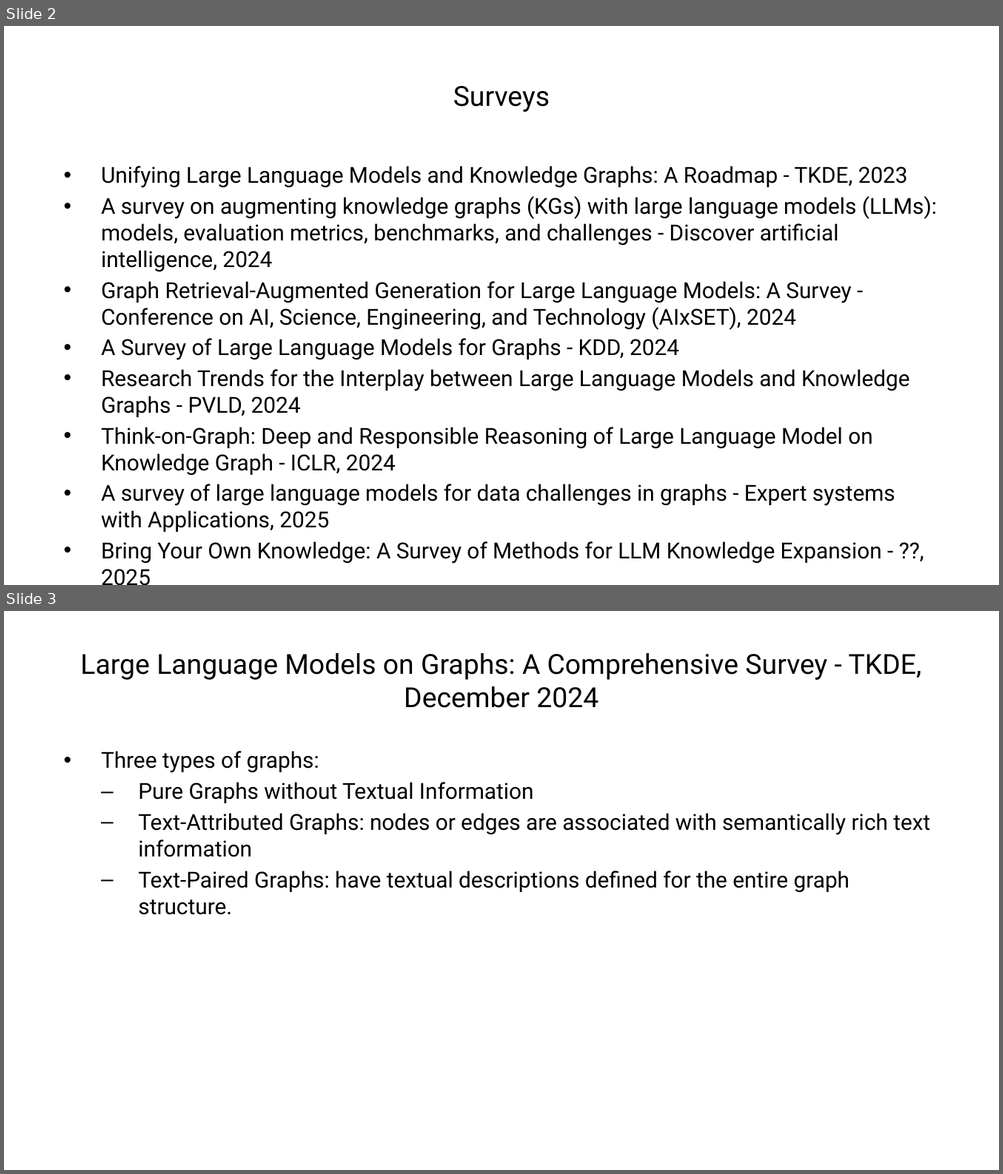
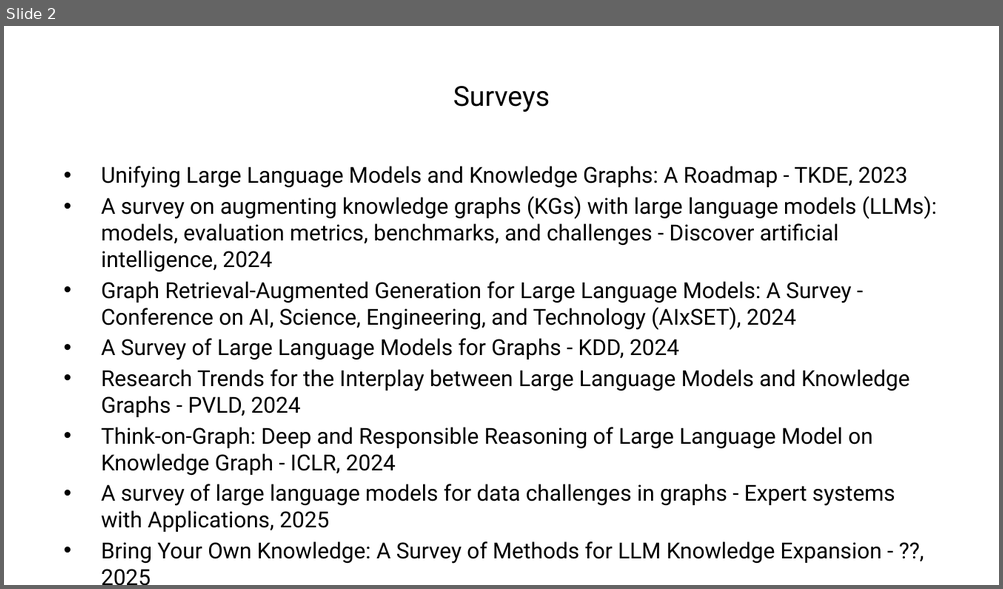
Before and after one commit to ManuelePasini/slides-markdown, a slide deck: graph_llm.pptx. Shown one above the other, each under a label of ours: slides 2 and 3 before the commit, slide 2 after it. The pictures are 1003x1174 and 1003x589 pixels, drawn with LibreOffice and Linux fonts; fonts in the diff are those of the drawing. Boxes give left, top, right and bottom in pixels: in the first picture for what was removed or moved away, otherwise in the second. Text is boxed around its words. In the diff, an @@ line names an element or a change of style, - is before the commit and + after.

```diff
--- a/graph_llm.pptx
+++ b/graph_llm.pptx
@@ slide 3 removed at (4, 611, 999, 1170), background #FFFFFF @@
@@ title removed at (80, 653, 922, 708) @@
-Large Language Models on Graphs: A Comprehensive Survey - TKDE, December 2024
@@ text removed at (101, 751, 930, 915) @@
-• Three types of graphs:
-  – Pure Graphs without Textual Information
-  – Text-Attributed Graphs: nodes or edges are associated with semantically rich text information
-  – Text-Paired Graphs: have textual descriptions defined for the entire graph structure.
```
Also in this commit, not shown: 1 slide changed, 5 other files.
